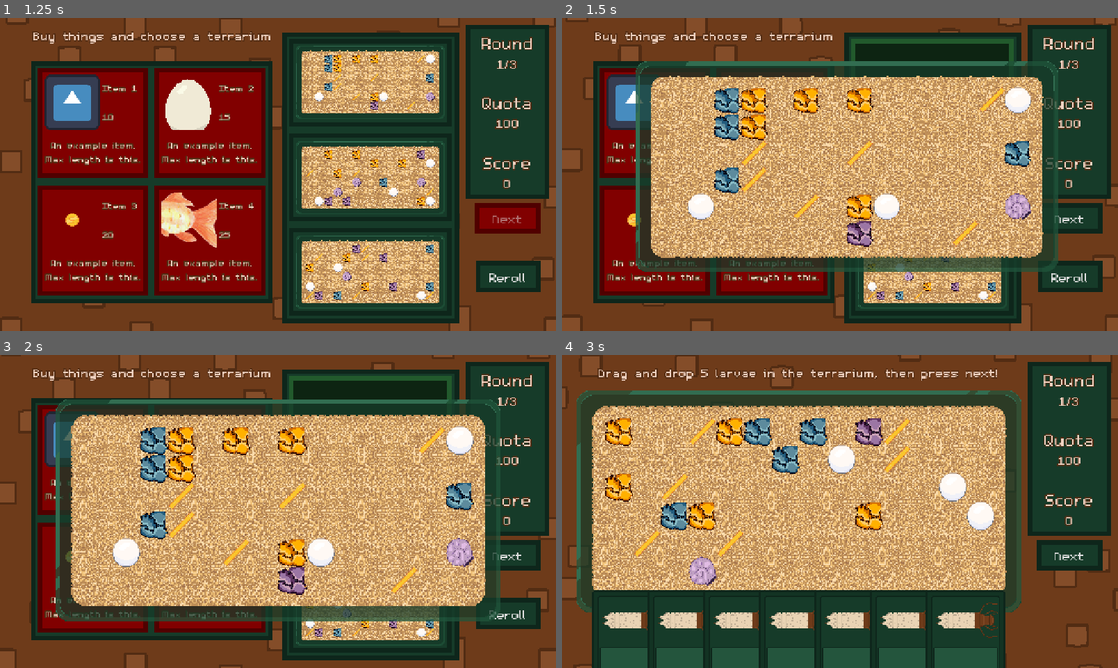
Above: before the commit, frames 1-4 (two rows, left to right).
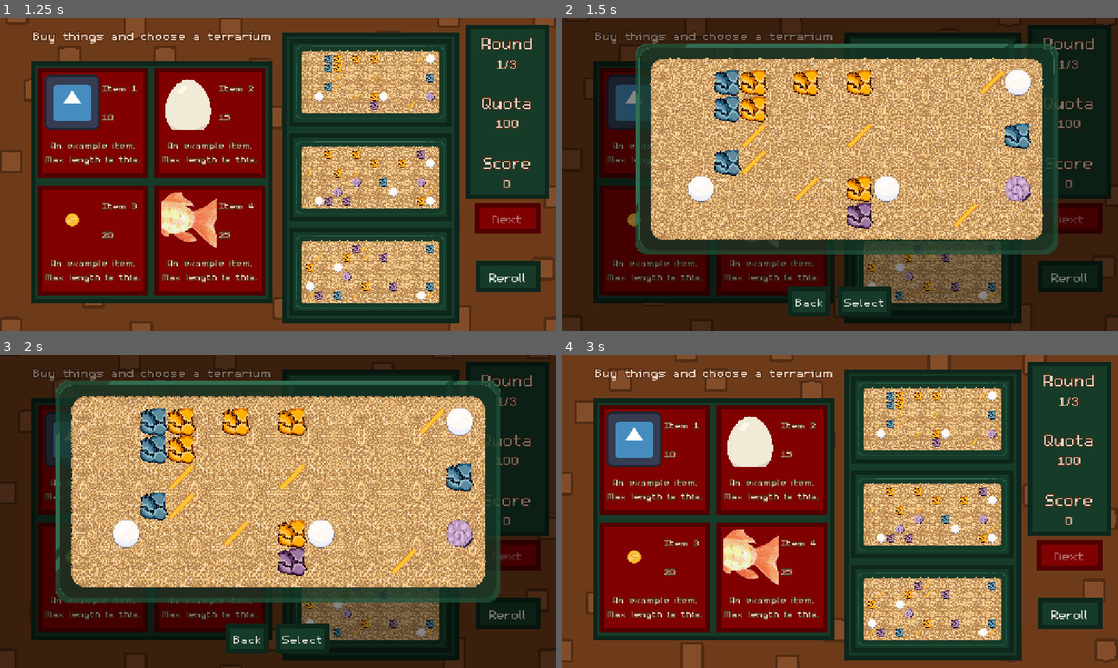
Above: after the commit, the same moments.

Repository: Splashy-Inc/caddishack
Game: Godot game, scene res://SCENES/screen_manager.tscn
Two runs of this game, one before a commit and one after it. Both use one fixed random seed, a clock stepped at 60 frames per second and the inputs below. The engine's default icon, where the game draws it, is replaced by a stand-in: a white triangle on a blue panel in a dark square.
Inputs (mouse positions are in pixels of both pictures, inside the frame that each line leads up to):
- Up to frame 1 (1.25 s): click "Start" at 0.5 s
- Up to frame 2 (1.5 s): click (934, 83) at 1.27 s
- Up to frame 3 (2 s): no input
- Up to frame 4 (3 s): click (806, 639) at 2 s, where only the run after the commit has a clickable "Back"; click (1067, 555) at 2.75 s, where only the run before the commit has a clickable "Next"

Frame 1 is identical in both runs. In frame 2, 80% of the frame differs, in the area x 0-100%, y 0-100%; in frame 3, 79%; in frame 4, 70%.

Commit message:
Add terrarium select overlay
Zooms terrarium in, overlays panel so no other input can pass. Requires back or select button to be pressed

Diff:
--- /dev/null
+++ b/SCENES/GUI/select_button.tscn
@@ -0,0 +1,7 @@
+[gd_scene format=3 uid="uid://cbemq6u2ind3k"]
+
+[ext_resource type="Script" uid="uid://bym7t7ltriofl" path="res://SCRIPTS/GUI/select_button.gd" id="1_sauye"]
+
+[node name="SelectButton" type="Button" unique_id=987792378]
+text = "Select"
+script = ExtResource("1_sauye")
--- a/SCENES/SHOP/shop_station.tscn
+++ b/SCENES/SHOP/shop_station.tscn
@@ -19,6 +19,7 @@
 [ext_resource type="LabelSettings" uid="uid://tly00ucli80b" path="res://ASSETS/Font/gui_sublabel.tres" id="13_klhbm"]
 [ext_resource type="Resource" uid="uid://bxn16qokvhyku" path="res://RESOURCES/example_shop_item_3.tres" id="14_4g004"]
 [ext_resource type="Resource" uid="uid://bn2rfcir2bjdr" path="res://RESOURCES/example_shop_item_4.tres" id="15_gkgmp"]
+[ext_resource type="PackedScene" uid="uid://cbemq6u2ind3k" path="res://SCENES/GUI/select_button.tscn" id="20_6bml6"]
 [ext_resource type="PackedScene" uid="uid://bc6xbb4kxxw6q" path="res://SCENES/zoom_point.tscn" id="20_jvskc"]
 
 [sub_resource type="StyleBoxTexture" id="StyleBoxTexture_eyyre"]
@@ -127,10 +128,16 @@
 script = ExtResource("10_klhbm")
 materials = Array[ExtResource("7_ncq4r")]([SubResource("Resource_d1wso"), SubResource("Resource_jh2q2"), SubResource("R …(544 unchanged characters)…
 
-[node name="Shop" type="Node" unique_id=1118303584 node_paths=PackedStringArray("terrariums", "terrarium_buttons")]
+[sub_resource type="StyleBoxFlat" id="StyleBoxFlat_uayd7"]
+bg_color = Color(0, 0, 0, 0.4745098)
+border_width_bottom = 32
+border_color = Color(0, 0, 0, 0.4745098)
+
+[node name="Shop" type="Node" unique_id=1118303584 node_paths=PackedStringArray("terrariums", "terrarium_buttons", "terrarium_zoom_point")]
 script = ExtResource("1_n8e4a")
 terrariums = [NodePath("TerrariumPanel/Terrariums/TerrariumSlot1/TerrariumPosition/Terrarium1"), NodePath("TerrariumPanel/Terrariums/TerrariumSlot2/TerrariumPosition/Terrarium2"), NodePath("TerrariumPanel/Terrariums/TerrariumSlot3/TerrariumPosition/Terrarium3")]
 terrarium_buttons = [NodePath("TerrariumPanel/Terrariums/TerrariumSlot1/Button"), NodePath("TerrariumPanel/Terrariums/TerrariumSlot2/Button"), NodePath("TerrariumPanel/Terrariums/TerrariumSlot3/Button")]
+terrarium_zoom_point = NodePath("TerrariumSelect/TerrariumZoomPoint")
 
 [node name="Craft_station_background" parent="." unique_id=282271410 instance=ExtResource("2_ndlt6")]
 scroll_offset = Vector2(103, 73)
@@ -187,7 +194,6 @@
 theme_override_styles/hover = ExtResource("5_r8xvt")
 theme_override_styles/hover_pressed = ExtResource("9_d8tn5")
 theme_override_styles/disabled = ExtResource("6_4g004")
-toggle_mode = true
 
 [node name="TerrariumPosition" type="Control" parent="TerrariumPanel/Terrariums/TerrariumSlot1" unique_id=1655385902]
 layout_mode = 2
@@ -212,7 +218,6 @@
 theme_override_styles/hover = ExtResource("5_r8xvt")
 theme_override_styles/hover_pressed = ExtResource("9_d8tn5")
 theme_override_styles/disabled = ExtResource("6_4g004")
-toggle_mode = true
 
 [node name="TerrariumPosition" type="Control" parent="TerrariumPanel/Terrariums/TerrariumSlot2" unique_id=2081847728]
 layout_mode = 2
@@ -237,7 +242,6 @@
 theme_override_styles/hover = ExtResource("5_r8xvt")
 theme_override_styles/hover_pressed = ExtResource("9_d8tn5")
 theme_override_styles/disabled = ExtResource("6_4g004")
-toggle_mode = true
 
 [node name="TerrariumPosition" type="Control" parent="TerrariumPanel/Terrariums/TerrariumSlot3" unique_id=573714691]
 layout_mode = 2
@@ -285,11 +289,35 @@
 text = "Buy things and choose a terrarium"
 label_settings = ExtResource("13_klhbm")
 
-[node name="TerrariumZoomPoint" parent="." unique_id=319731991 instance=ExtResource("20_jvskc")]
-position = Vector2(640, 360)
+[node name="TerrariumSelect" type="PanelContainer" parent="." unique_id=1431695911]
+visible = false
+anchors_preset = 15
+anchor_right = 1.0
+anchor_bottom = 1.0
+grow_horizontal = 2
+grow_vertical = 2
+theme_override_styles/panel = SubResource("StyleBoxFlat_uayd7")
+
+[node name="HBoxContainer" type="HBoxContainer" parent="TerrariumSelect" unique_id=1495994355]
+layout_mode = 2
+size_flags_vertical = 8
+theme_override_constants/separation = 16
+alignment = 1
+
+[node name="BackButton" type="Button" parent="TerrariumSelect/HBoxContainer" unique_id=1193833252]
+layout_mode = 2
+text = "Back"
+
+[node name="SelectButton" parent="TerrariumSelect/HBoxContainer" unique_id=987792378 instance=ExtResource("20_6bml6")]
+layout_mode = 2
+
+[node name="TerrariumZoomPoint" parent="TerrariumSelect" unique_id=319731991 instance=ExtResource("20_jvskc")]
+position = Vector2(640, 315)
 
 [connection signal="pressed" from="NextButton" to="." method="_on_next_button_pressed"]
 [connection signal="pressed" from="RerollButton" to="." method="_on_reroll_button_pressed"]
 [connection signal="pressed" from="TerrariumPanel/Terrariums/TerrariumSlot1/Button" to="." method="_on_terrarium_button_pressed" flags=18]
 [connection signal="pressed" from="TerrariumPanel/Terrariums/TerrariumSlot2/Button" to="." method="_on_terrarium_button_pressed" flags=18]
 [connection signal="pressed" from="TerrariumPanel/Terrariums/TerrariumSlot3/Button" to="." method="_on_terrarium_button_pressed" flags=18]
+[connection signal="pressed" from="TerrariumSelect/HBoxContainer/BackButton" to="." method="_on_terrarium_back_button_pressed"]
+[connection signal="pressed" from="TerrariumSelect/HBoxContainer/SelectButton" to="." method="_on_terrarium_select_button_pressed"]
--- a/SCENES/TERRARIUM/tilemap_bugbox.tres
+++ b/SCENES/TERRARIUM/tilemap_bugbox.tres
@@ -155,15 +155,6 @@
 3:2/0 = 0
 3:0/0 = 0
 4:0/0 = 0
-5:1/0 = 0
-5:2/0 = 0
-6:2/0 = 0
-7:2/0 = 0
-7:1/0 = 0
-7:0/0 = 0
-6:1/0 = 0
-6:0/0 = 0
-5:0/0 = 0
 4:1/0 = 0
 4:2/0 = 0
 3:1/0 = 0
--- /dev/null
+++ b/SCRIPTS/GUI/select_button.gd
@@ -0,0 +1,19 @@
+extends Button
+
+class_name SelectButton
+
+@export var select_target : Variant
+
+# Called when the node enters the scene tree for the first time.
+func _ready() -> void:
+	pass # Replace with function body.
+
+# Called every frame. 'delta' is the elapsed time since the previous frame.
+func _process(delta: float) -> void:
+	pass
+
+func set_select_target(new_select_target):
+	select_target = new_select_target
+
+func get_select_target() -> Variant:
+	return select_target
--- a/SCRIPTS/SHOP/shop_station.gd
+++ b/SCRIPTS/SHOP/shop_station.gd
@@ -5,7 +5,9 @@
 @export var terrariums : Array[Terrarium]
 @export var terrarium_buttons : Array[Button]
 @onready var next_button: Button = $NextButton
-@onready var terrarium_zoom_point: ZoomPoint = $TerrariumZoomPoint
+@export var terrarium_zoom_point: ZoomPoint
+@onready var terrarium_select: PanelContainer = $TerrariumSelect
+@onready var terrarium_select_button: SelectButton = $TerrariumSelect/HBoxContainer/SelectButton
 
 # Called when the node enters the scene tree for the first time.
 func _ready() -> void:
@@ -34,8 +36,30 @@
 		if button != source_button:
 			terrarium.toggle_travel(true)
 			terrarium_zoom_point.dezoom_node(terrarium)
-			button.button_pressed = false
 		else:
+			button.button_pressed = true
+			terrarium_select.show()
 			terrarium.toggle_travel(false)
 			terrarium_zoom_point.zoom_node(terrarium)
-			next_button.disabled = false
+			terrarium_select_button.set_select_target(terrarium)
+
+func _on_terrarium_select_button_pressed() -> void:
+	terrarium_select.hide()
+	next_button.disabled = false
+	for button in terrarium_buttons:
+		var terrarium = terrariums[terrarium_buttons.find(button)]
+		terrarium.toggle_travel(true)
+		terrarium_zoom_point.dezoom_node(terrarium)
+		if terrarium != terrarium_select_button.get_select_target():
+			button.button_pressed = false
+			button.toggle_mode = false
+		else:
+			button.toggle_mode = true
+			button.button_pressed = true
+
+func _on_terrarium_back_button_pressed() -> void:
+	terrarium_select.hide()
+	for button in terrarium_buttons:
+		var terrarium = terrariums[terrarium_buttons.find(button)]
+		terrarium.toggle_travel(true)
+		terrarium_zoom_point.dezoom_node(terrarium)
--- /dev/null
+++ b/global_theme.tres
@@ -0,0 +1,17 @@
+[gd_resource type="Theme" format=3 uid="uid://byvh0plwsui1w"]
+
+[ext_resource type="StyleBox" uid="uid://cqe3jf4ia3cgx" path="res://RESOURCES/button_box_disabled.tres" id="1_mp206"]
+[ext_resource type="FontFile" uid="uid://di1ynwh6doxnf" path="res://ASSETS/Font/m5x7.ttf" id="1_vp42j"]
+[ext_resource type="StyleBox" uid="uid://b4ohcrep4kgqi" path="res://RESOURCES/button_box_hover.tres" id="2_vp42j"]
+[ext_resource type="StyleBox" uid="uid://bckhto52x32om" path="res://RESOURCES/button_box_pressed_hover.tres" id="3_3m3sy"]
+[ext_resource type="StyleBox" uid="uid://clyq3pof6wks3" path="res://RESOURCES/button_box_normal.tres" id="4_0lf1r"]
+[ext_resource type="StyleBox" uid="uid://cbdwcehhj6sux" path="res://RESOURCES/button_box_pressed.tres" id="5_7ts2r"]
+
+[resource]
+Button/font_sizes/font_size = 48
+Button/fonts/font = ExtResource("1_vp42j")
+Button/styles/disabled = ExtResource("1_mp206")
+Button/styles/hover = ExtResource("2_vp42j")
+Button/styles/hover_pressed = ExtResource("3_3m3sy")
+Button/styles/normal = ExtResource("4_0lf1r")
+Button/styles/pressed = ExtResource("5_7ts2r")
--- a/project.godot
+++ b/project.godot
@@ -62,6 +62,7 @@
 
 [gui]
 
+theme/custom="uid://byvh0plwsui1w"
 theme/custom_font="res://ASSETS/Font/m5x7.ttf"
 
 [input]
Not shown, added: SCRIPTS/GUI/select_button.gd.uid
